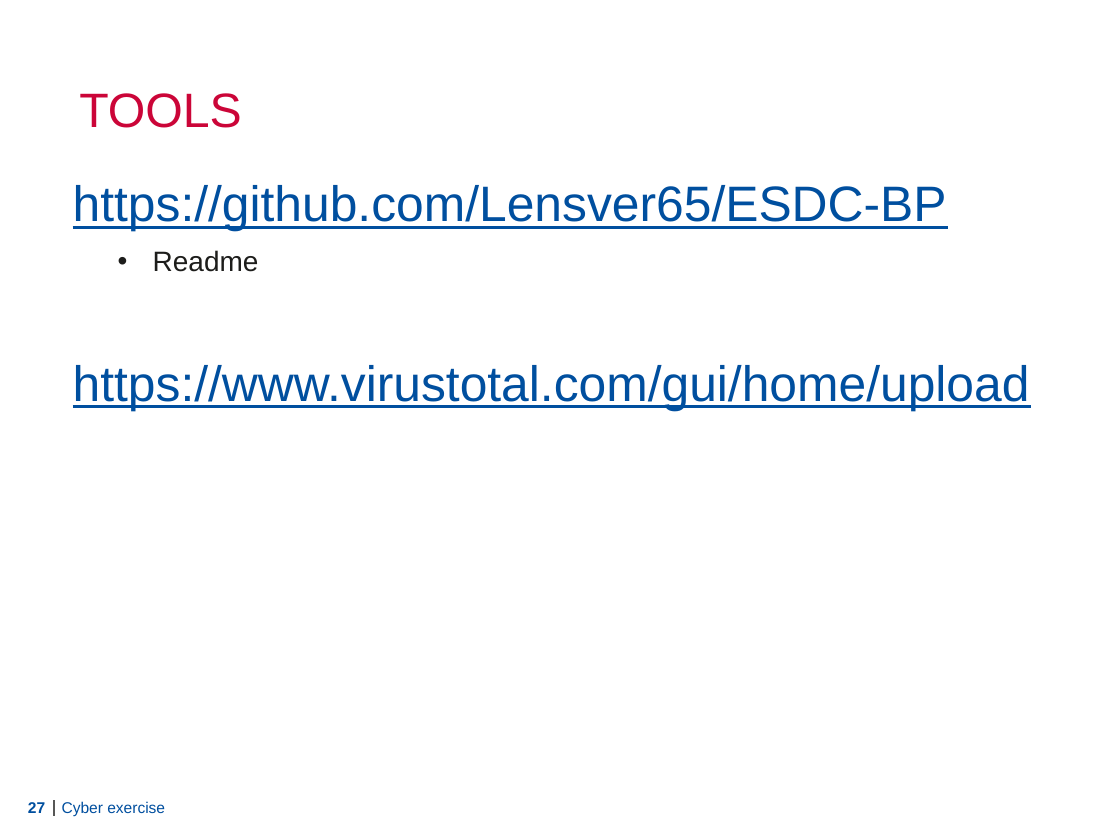
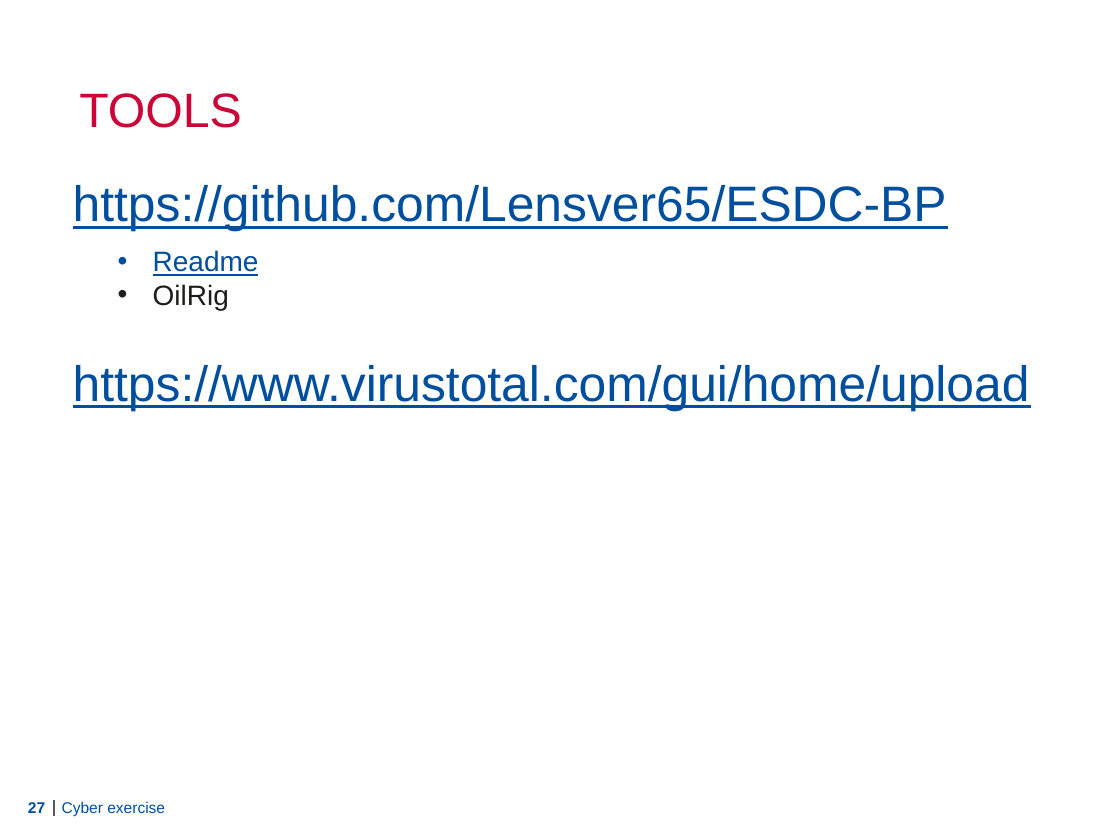
Before and after one commit to Lensver65/ESDC-BP, a slide deck: slide 27 of Cyber exercise.pptx. Drawn at 1120x840 pixels with LibreOffice and Linux fonts; fonts in the diff are those of the drawing; background and template pictures are left out. Boxes give left, top, right and bottom in pixels: in the first picture for what was removed or moved away, otherwise in the second. Text is boxed around its words. In the diff, an @@ line names an element or a change of style, - is before the commit and + after.

```diff
--- a/Cyber exercise.pptx
+++ b/Cyber exercise.pptx
@@ text at box(153, 250, 259, 276): text colour #1D1D1B to #004F9F, underline on in "Readme" @@
@@ text at box(153, 284, 229, 310): paragraph added @@
+• OilRig
```
Also in this commit, not shown: 1 other file.
